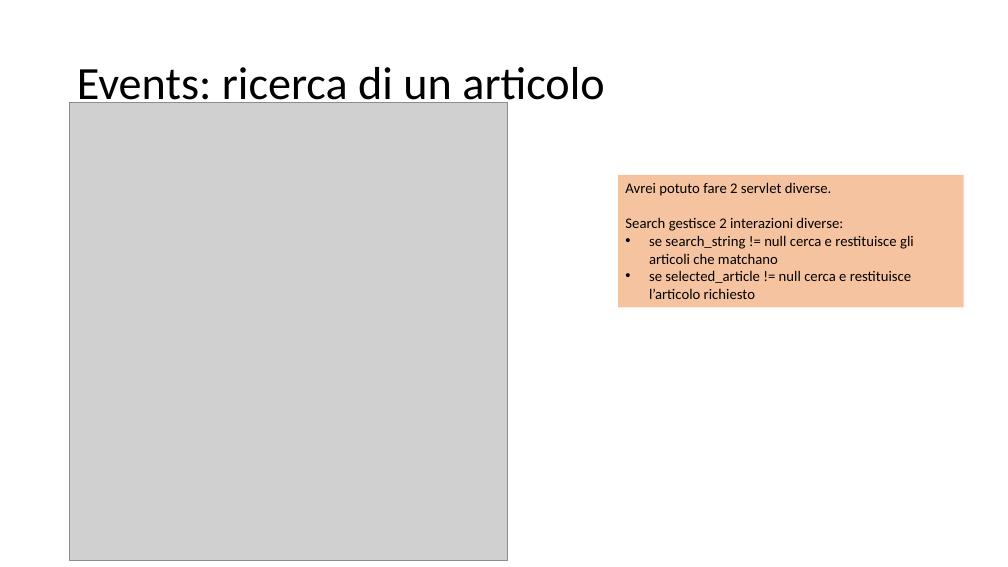
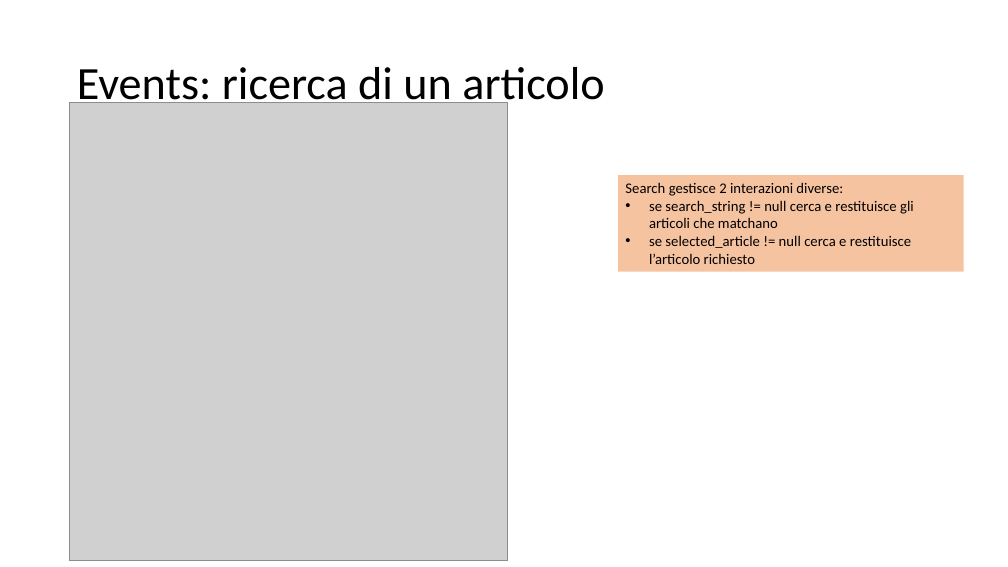
Before and after one commit to MirkoAndena/ECommerce, a slide deck: slide 12 of Documents/ECommerce.pptx. Drawn at 1008x567 pixels with LibreOffice and Linux fonts; fonts in the diff are those of the drawing; grey boxes stand for pictures. Boxes give left, top, right and bottom in pixels: in the first picture for what was removed or moved away, otherwise in the second. Text is boxed around its words. In the diff, an @@ line names an element or a change of style, - is before the commit and + after.

```diff
--- a/Documents/ECommerce.pptx
+++ b/Documents/ECommerce.pptx
@@ rectangle "Search gestisce 2 interazioni diverse:": place and size @@
-rectangle "Search gestisce 2 interazioni diverse:" at (618, 175, 963, 307)
+rectangle "Search gestisce 2 interazioni diverse:" at (618, 175, 963, 271)
@@ text in rectangle at (625, 182, 832, 196): paragraph removed @@
-Avrei potuto fare 2 servlet diverse.
```
Also in this commit, not shown: 1 other slide changed, 17 other files.
